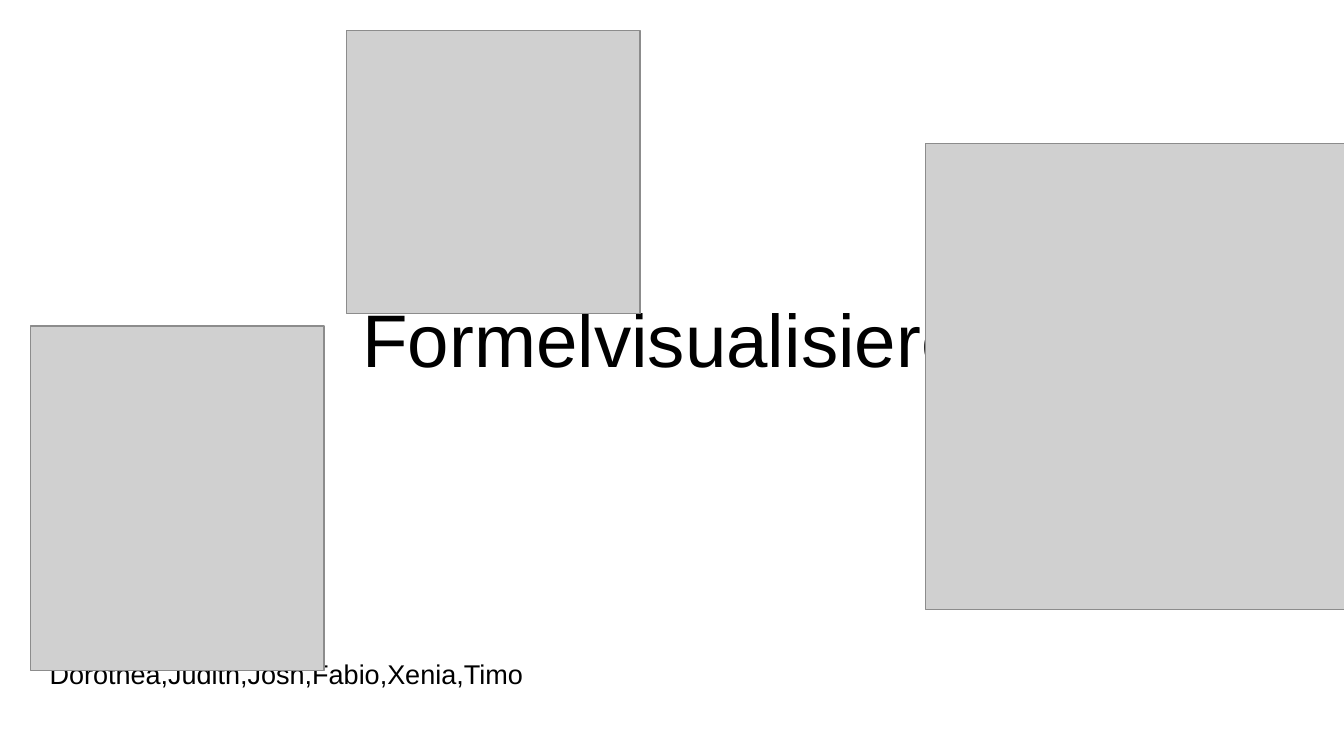
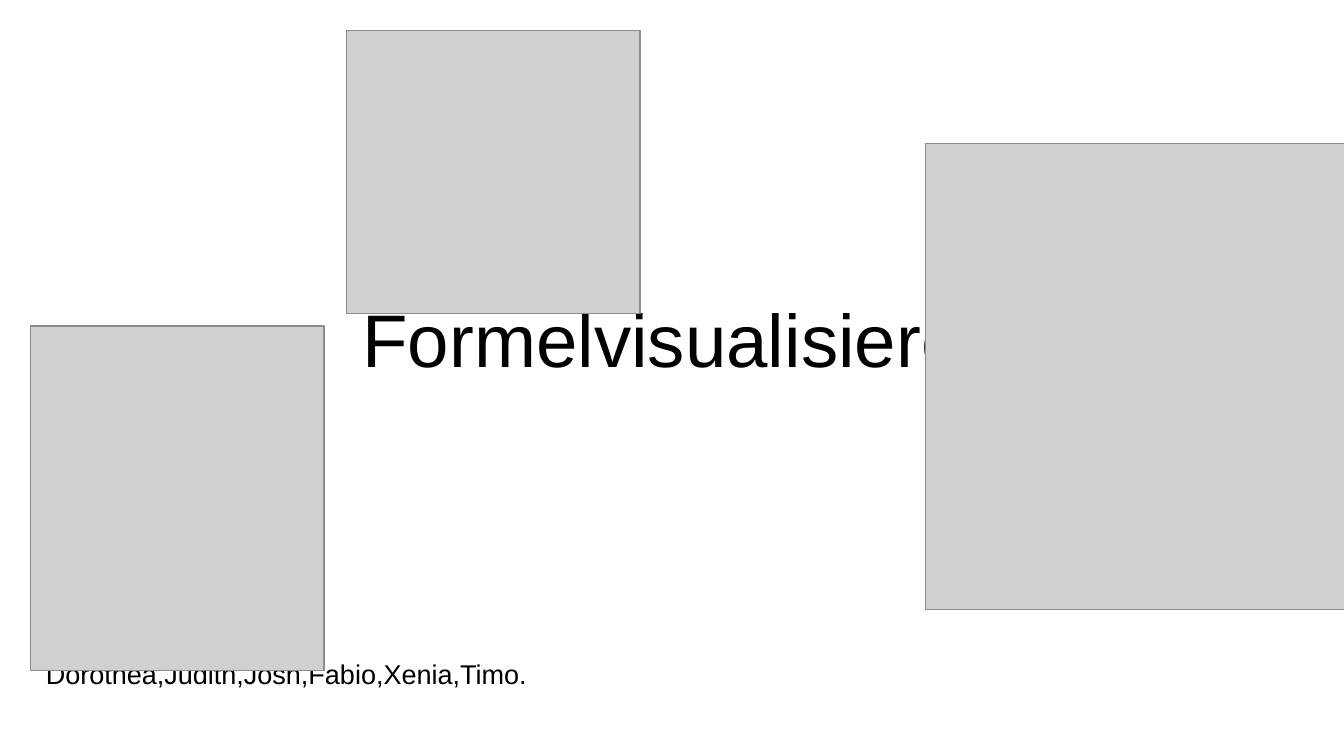
Before and after one commit to Jugendhackt/MathebuchVisualisierer, a slide deck: slide 1 of Präsentation/Powerpoint Alpakas.odp. Drawn at 1344x756 pixels with LibreOffice and Linux fonts; fonts in the diff are those of the drawing; grey boxes stand for pictures. Boxes give left, top, right and bottom in pixels: in the first picture for what was removed or moved away, otherwise in the second. Text is boxed around its words. In the diff, an @@ line names an element or a change of style, - is before the commit and + after.

Commit message:
Präsentation

```diff
--- a/Präsentation/Powerpoint Alpakas.odp
+++ b/Präsentation/Powerpoint Alpakas.odp
@@ subtitle at (x1=46, y1=663, x2=527, y2=688): text changed @@
-Dorothea,Judith,Josh,Fabio,Xenia,Timo
+Dorothea,Judith,Josh,Fabio,Xenia,Timo.
```
Also in this commit, not shown: 1 other file.
